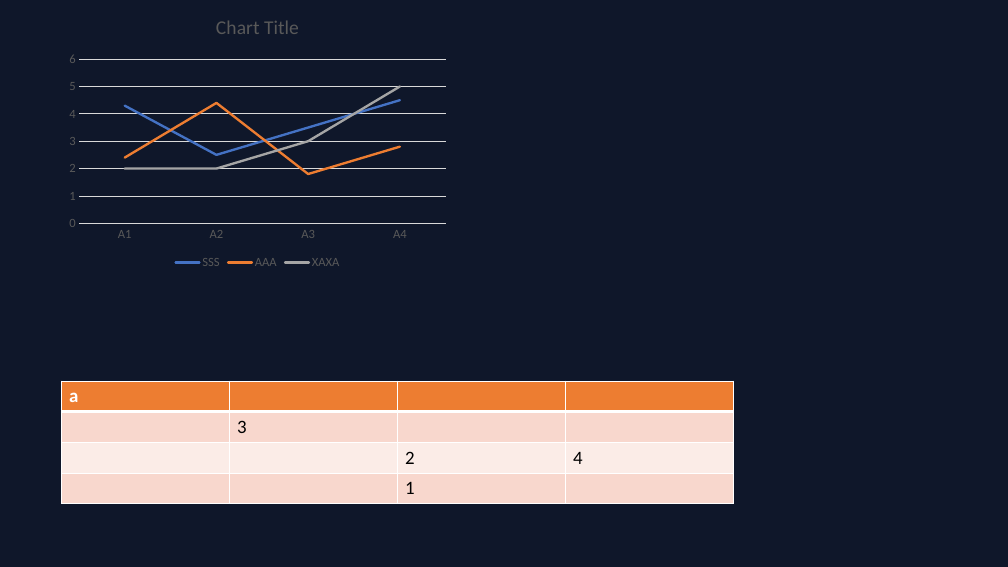
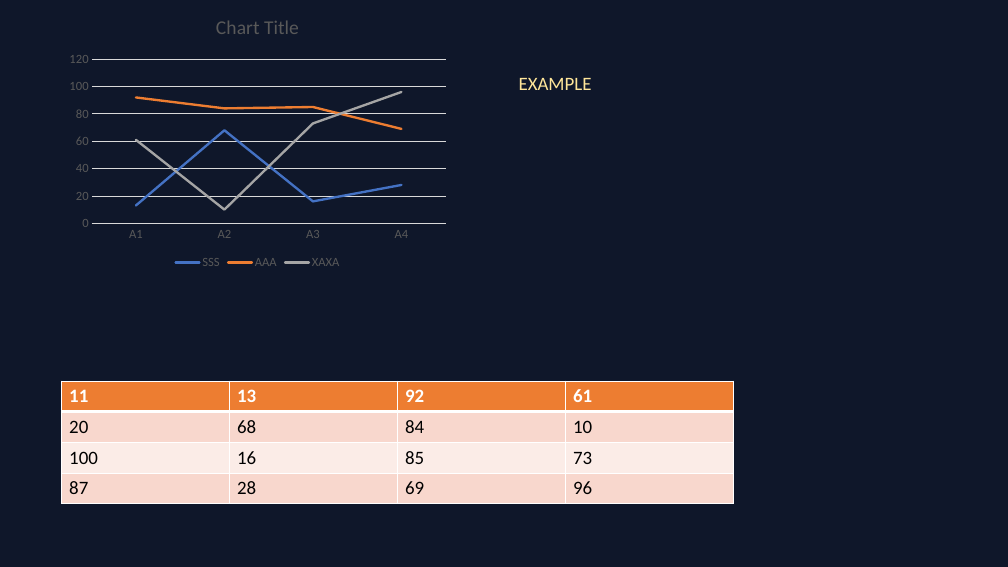
Before and after one commit to BitLogicForge/GeneratorApi2, a slide deck: slide 1 of templates/daa.pptx. Drawn at 1008x567 pixels with LibreOffice and Linux fonts; fonts in the diff are those of the drawing. Boxes give left, top, right and bottom in pixels: in the first picture for what was removed or moved away, otherwise in the second. Text is boxed around its words. In the diff, an @@ line names an element or a change of style, - is before the commit and + after.

Commit message:
feat: add PowerPoint and PDF generation services
- Implemented `setWorksheetCell` function for managing Excel-like worksheets in PPTX files.
- Created `setText` and `fillTable` functions for handling text and table data in PPTX presentations.
- Developed PDF generation routes with validation for document IDs and query parameters.
- Added presentation generation routes, including demo report and template exports.
- Introduced `GeneratedPresentationService` for rendering presentations using templates.
- Implemented `PowerPointTemplateService` for processing PPTX templates with dynamic content.
- Created `TemplateReportDemoService` for generating demo reports with random data.
- Added `WebPagePdfService` for rendering web pages to PDF using Playwright.
- Implemented tests for PowerPoint template processing and demo report generation.
- Added tests for web page PDF generation, including error handling and query parameter validation.

```diff
--- a/templates/daa.pptx
+++ b/templates/daa.pptx
@@ line chart at (x1=62, y1=1, x2=454, y2=274) @@
-SSS: 4.3, 2.5, 3.5, 4.5
+SSS: 13, 68, 16, 28
-AAA: 2.4, 4.4, 1.8, 2.8
+AAA: 92, 84, 85, 69
-XAXA: 2, 2, 3, 5
+XAXA: 61, 10, 73, 96
@@ text added at (x1=519, y1=78, x2=592, y2=90), 18 pt, text #FFE699 @@
+EXAMPLE
@@ table at (x1=62, y1=381, x2=734, y2=504) @@
-row 1: a |  |  | 
+row 1: 11 | 13 | 92 | 61
-row 2:  | 3 |  | 
+row 2: 20 | 68 | 84 | 10
-row 3:  |  | 2 | 4
+row 3: 100 | 16 | 85 | 73
-row 4:  |  | 1 | 
+row 4: 87 | 28 | 69 | 96
```
Also in this commit, not shown: 28 other files.
